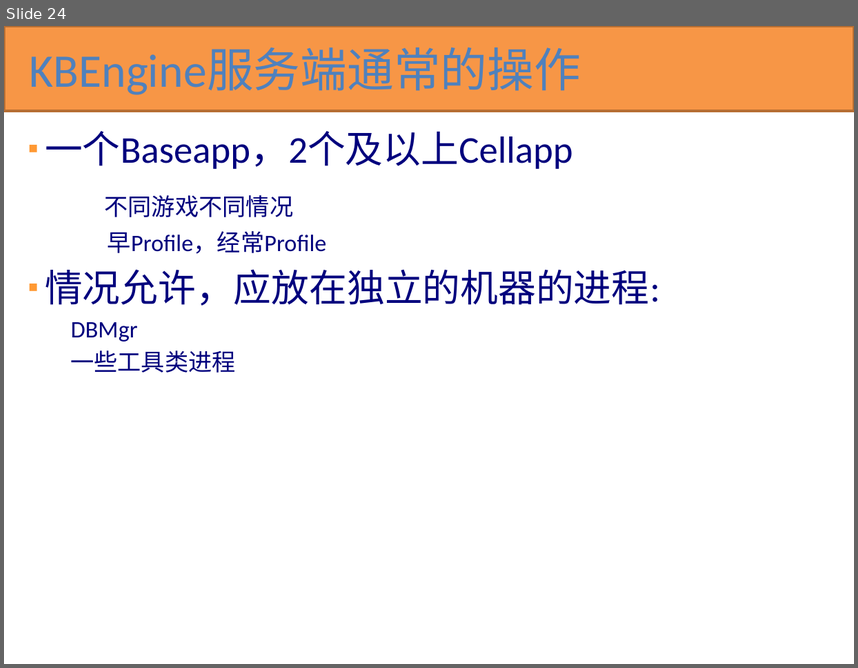
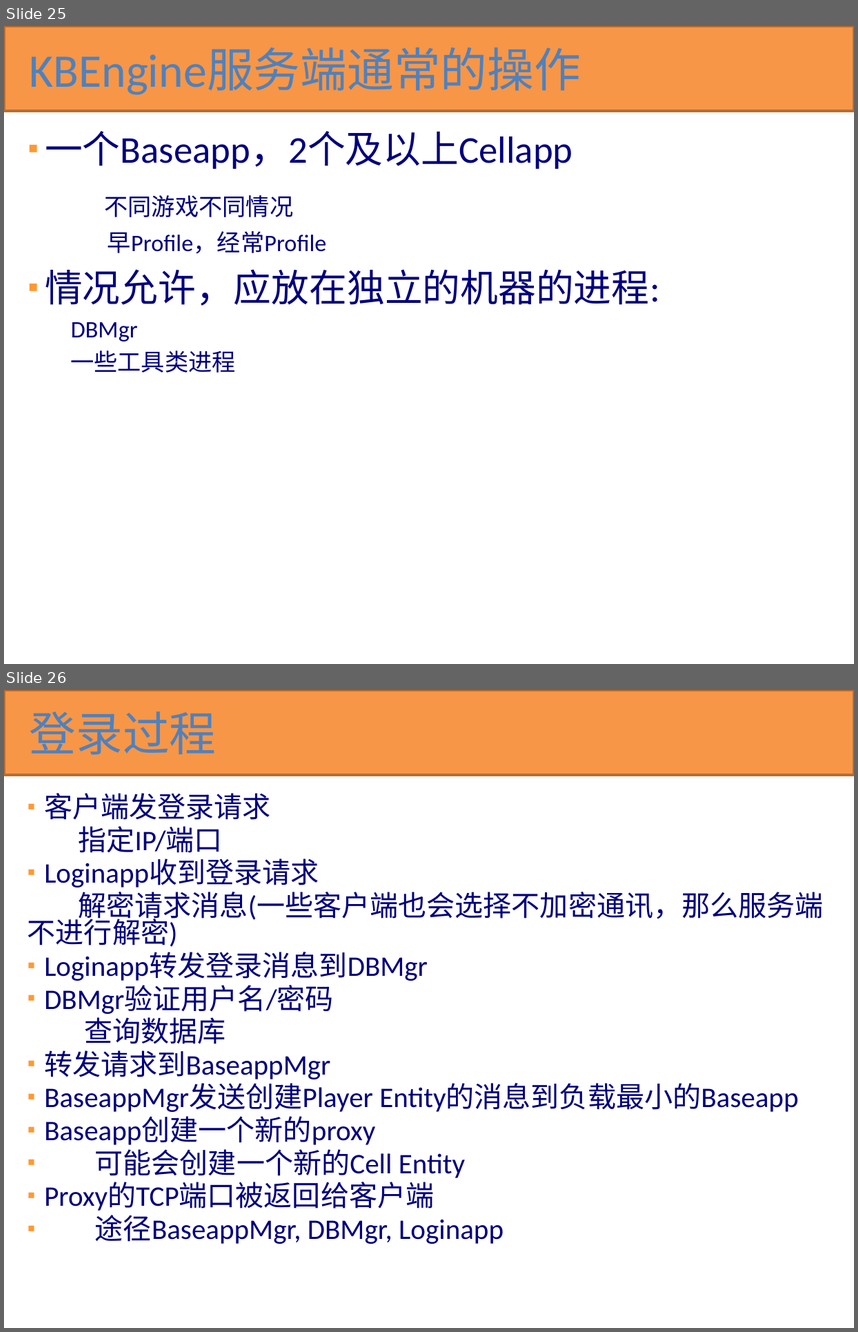
Before and after one commit to kbengine/kbengine_docs, a slide deck: KBEngine技术预览.pptx. Shown one above the other, each under a label of ours: slide 24 before the commit, slides 25 and 26 after it. The pictures are 858x668 and 858x1332 pixels, drawn with LibreOffice and Linux fonts; fonts in the diff are those of the drawing. Boxes give left, top, right and bottom in pixels: in the first picture for what was removed or moved away, otherwise in the second. Text is boxed around its words. In the diff, an @@ line names an element or a change of style, - is before the commit and + after.

```diff
--- a/KBEngine技术预览.pptx
+++ b/KBEngine技术预览.pptx
@@ slide 26 added at bbox=[4, 690, 854, 1328], background #FFFFFF @@
@@ rectangle added at bbox=[4, 690, 854, 775], fill #F79646, outline #B76F34 2 pt @@
@@ title added at bbox=[30, 711, 217, 755], 39.6 pt, text #4F81BD @@
+登录过程
@@ text added at bbox=[27, 793, 823, 1243], 24 pt, text #00007D @@
+▪ 客户端发登录请求
+指定IP/端口
+▪ Loginapp收到登录请求
+解密请求消息(一些客户端也会选择不加密通讯，那么服务端不进行解密)
+▪ Loginapp转发登录消息到DBMgr
+▪ DBMgr验证用户名/密码
+查询数据库
+▪ 转发请求到BaseappMgr
+▪ BaseappMgr发送创建Player Entity的消息到负载最小的Baseapp
+▪ Baseapp创建一个新的proxy
+▪ 可能会创建一个新的Cell Entity
+▪ Proxy的TCP端口被返回给客户端
+▪ 途径BaseappMgr, DBMgr, Loginapp
@@ what was slide 24 is now slide 25 @@
```
Also in this commit, not shown: 1 slide changed, 7 other slides added.
